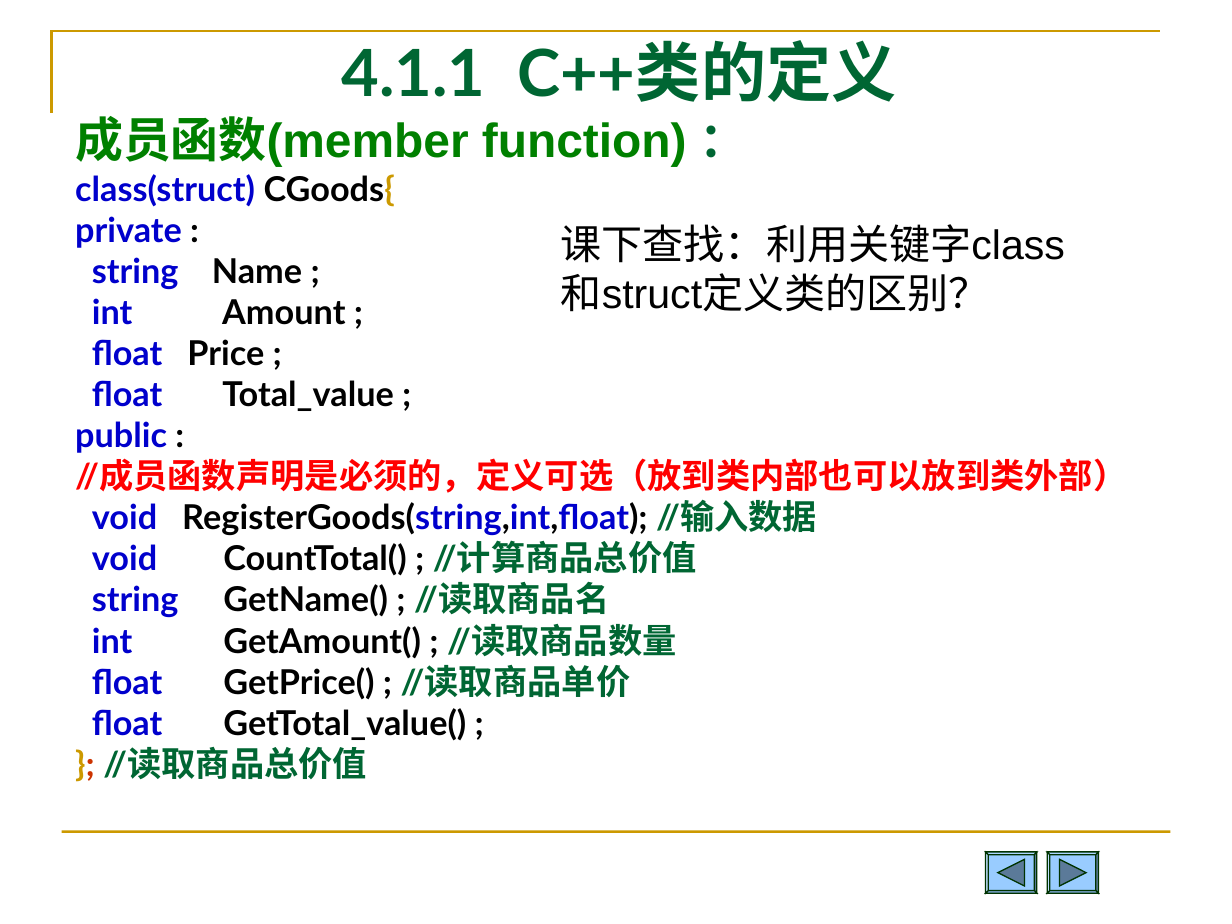
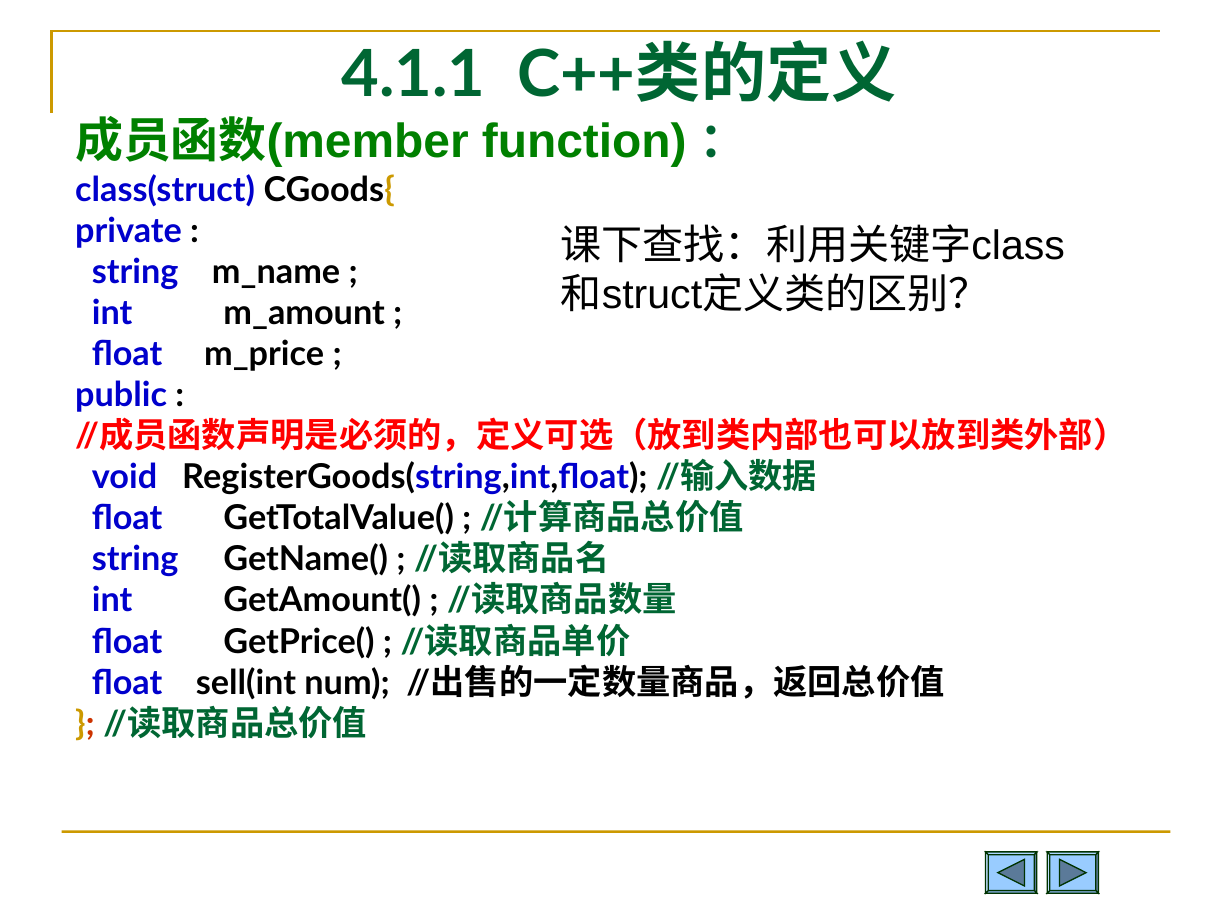
Before and after one commit to Changhe160/Changhe160.github.io, a slide deck: slide 10 of teachingRes/Cplusplus/unit04类与对象.ppt (slide 8 before the commit). Drawn at 1232x924 pixels with LibreOffice and Linux fonts; fonts in the diff are those of the drawing. Boxes give left, top, right and bottom in pixels: in the first picture for what was removed or moved away, otherwise in the second. Text is boxed around its words. In the diff, an @@ line names an element or a change of style, - is before the commit and + after.

```diff
--- a/teachingRes/Cplusplus/unit04类与对象.ppt
+++ b/teachingRes/Cplusplus/unit04类与对象.ppt
@@ text at (92,257,385,371): text changed @@
-string Name ;
-int Amount ;
-float Price ;
-float Total_value ;
+string m_name ;
+int m_amount ;
+float m_price ;
@@ text at (92,500,744,534): text changed @@
-void CountTotal() ; //计算商品总价值
+float GetTotalValue() ; //计算商品总价值
@@ text at (92,664,944,700): text changed @@
-float GetTotal_value() ;
+float sell(int num); //出售的一定数量商品，返回总价值
```
Also in this commit, not shown: 16 other slides changed, 5 slides added, 2 slides removed, 2 other files.
